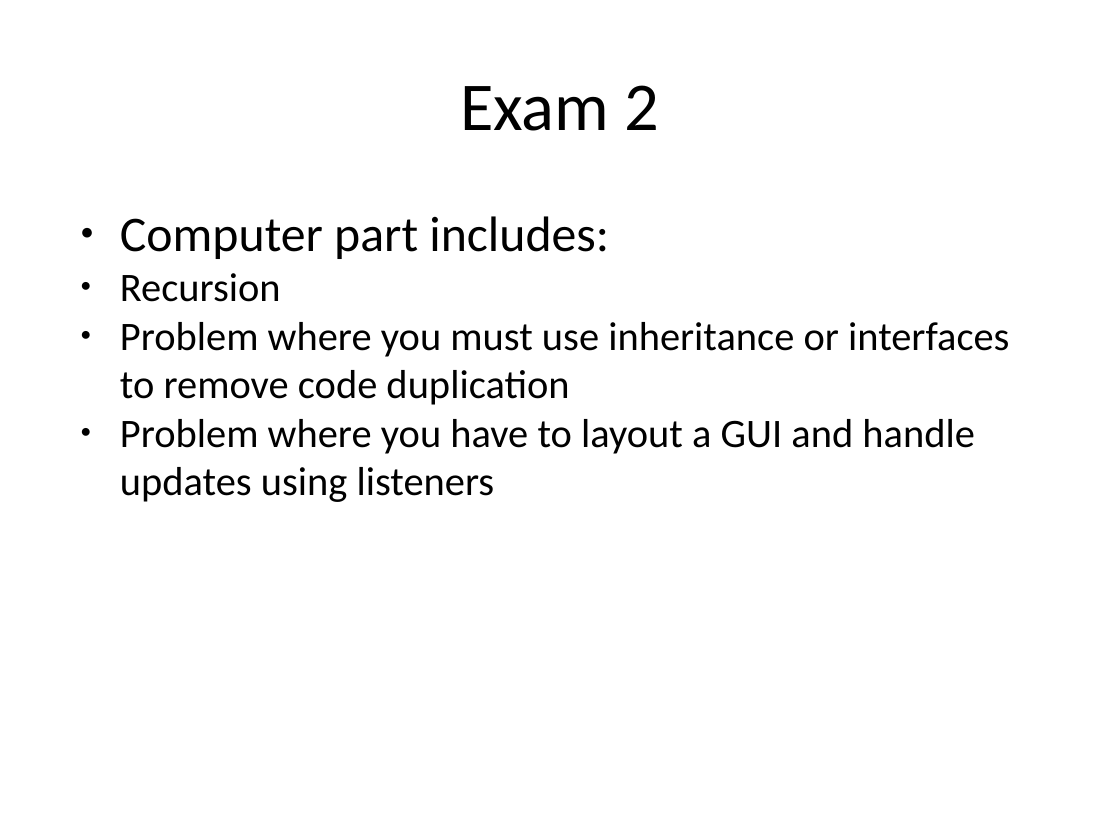
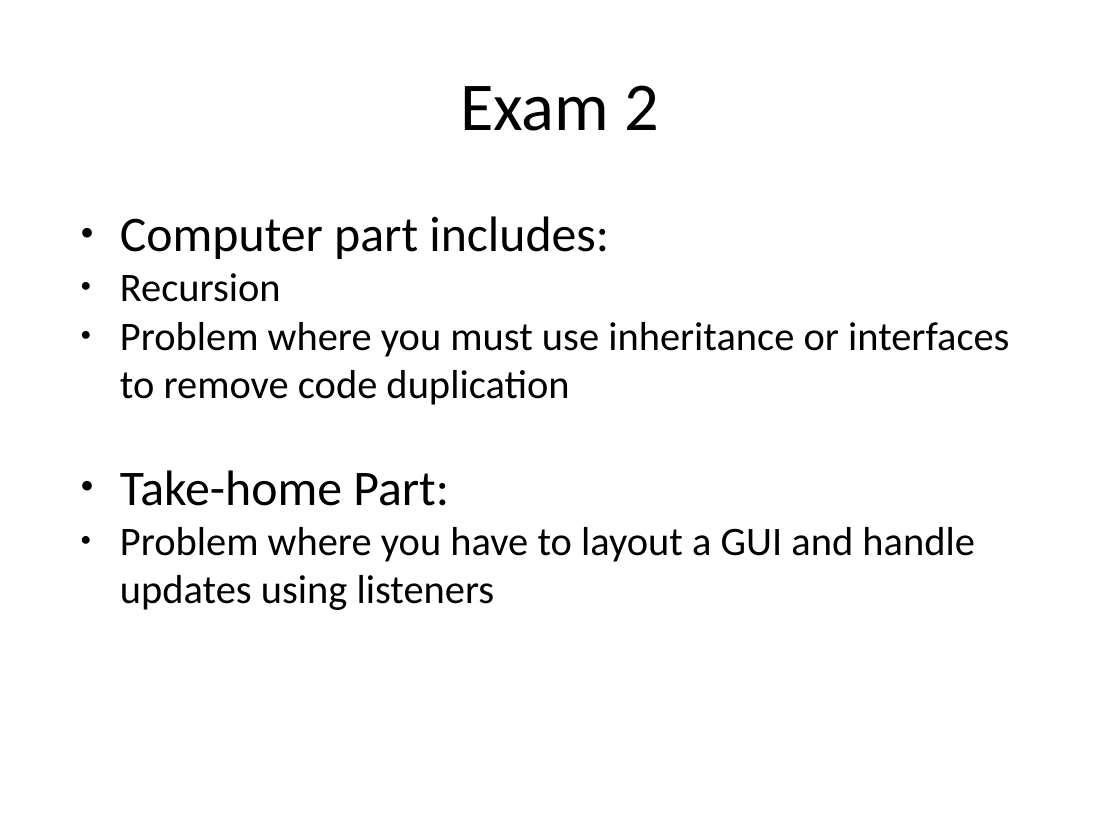
Before and after one commit to RHIT-CSSE/csse220, a slide deck: slide 20 of ClassMaterials/OOAndExceptions/Slides/OODFilesExceptions.pptx. Drawn at 1120x840 pixels with LibreOffice and Linux fonts; fonts in the diff are those of the drawing. Boxes give left, top, right and bottom in pixels: in the first picture for what was removed or moved away, otherwise in the second. Text is boxed around its words. In the diff, an @@ line names an element or a change of style, - is before the commit and + after.

```diff
--- a/ClassMaterials/OOAndExceptions/Slides/OODFilesExceptions.pptx
+++ b/ClassMaterials/OOAndExceptions/Slides/OODFilesExceptions.pptx
@@ text at bbox=[120, 470, 449, 506]: paragraph added @@
+● Take-home Part:
```
Also in this commit, not shown: 3 other slides changed, 4 other files.
